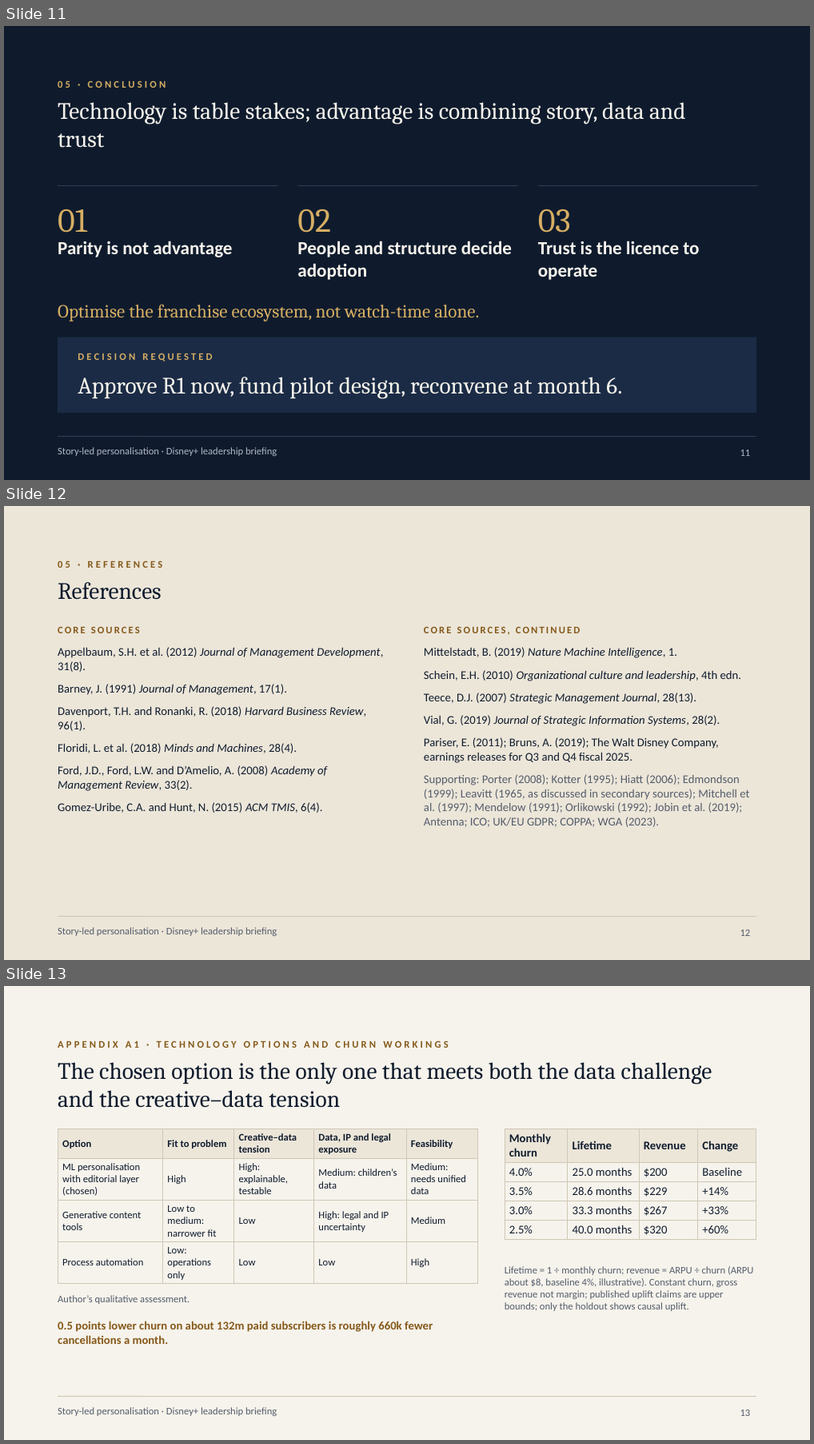
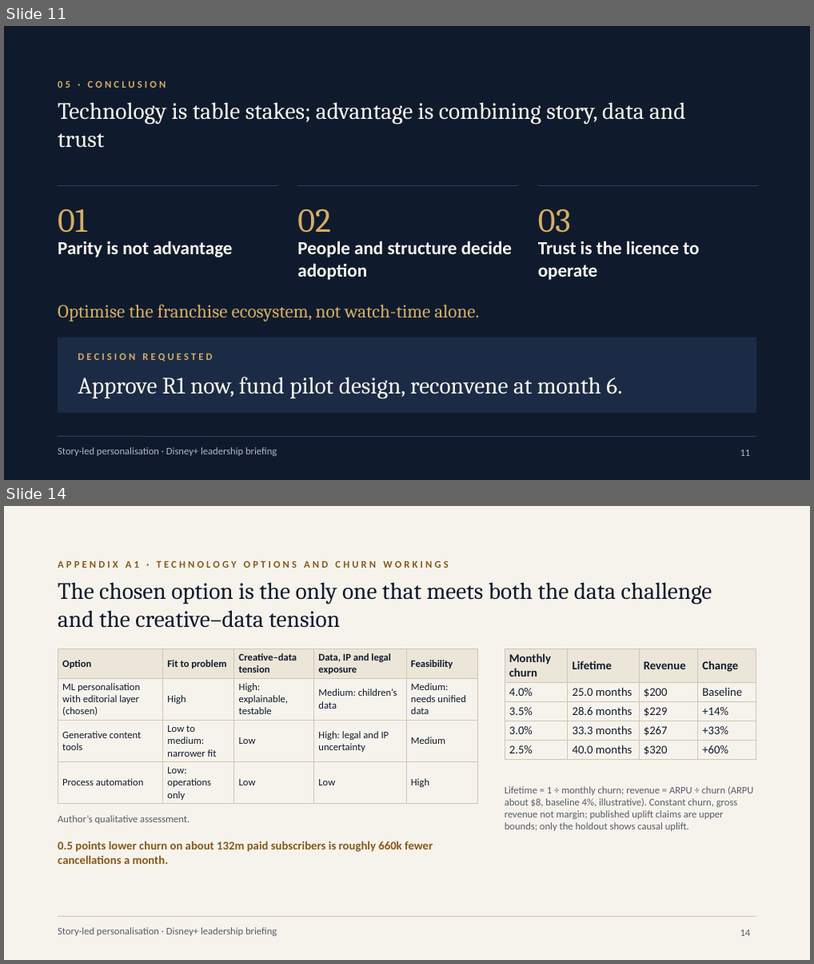
Before and after one commit to karanrg22-svg/skill, a slide deck: output/A_Corporate_Editorial.pptx. Shown one above the other, each under a label of ours: slides 11, 12 and 13 before the commit, slides 11 and 14 after it; the slides between them are not shown. The pictures are 814x1444 and 814x964 pixels, drawn with LibreOffice and Linux fonts; fonts in the diff are those of the drawing. Boxes give left, top, right and bottom in pixels: in the first picture for what was removed or moved away, otherwise in the second. Text is boxed around its words. In the diff, an @@ line names an element or a change of style, - is before the commit and + after.

```diff
--- a/output/A_Corporate_Editorial.pptx
+++ b/output/A_Corporate_Editorial.pptx
@@ slide 12 removed at <box>4,506,810,960</box>, background #ECE6D9; not listed: 2 template elements that a slide beside it also shows @@
@@ text removed at <box>58,560,163,568</box> @@
-05 · REFERENCES
@@ text removed at <box>58,582,162,599</box> @@
-References
@@ text removed at <box>58,626,140,633</box> @@
-CORE SOURCES
@@ text removed at <box>58,647,383,812</box> @@
-Appelbaum, S.H. et al. (2012) Journal of Management Development, 31(8).
-Barney, J. (1991) Journal of Management, 17(1).
-Davenport, T.H. and Ronanki, R. (2018) Harvard Business Review, 96(1).
-Floridi, L. et al. (2018) Minds and Machines, 28(4).
-Ford, J.D., Ford, L.W. and D’Amelio, A. (2008) Academy of Management Review, 33(2).
-Gomez-Uribe, C.A. and Hunt, N. (2015) ACM TMIS, 6(4).
@@ text removed at <box>424,626,580,635</box> @@
-CORE SOURCES, CONTINUED
@@ text removed at <box>424,647,750,827</box> @@
-Mittelstadt, B. (2019) Nature Machine Intelligence, 1.
-Schein, E.H. (2010) Organizational culture and leadership, 4th edn.
-Teece, D.J. (2007) Strategic Management Journal, 28(13).
-Vial, G. (2019) Journal of Strategic Information Systems, 28(2).
-Pariser, E. (2011); Bruns, A. (2019); The Walt Disney Company, earnings releases for Q3 and Q4 fiscal 2025.
-Supporting: Porter (2008); Kotter (1995); Hiatt (2006); Edmondson (1999); Leavitt (1965, as discussed in secondary sources); Mitchell et al. (1997); Mendelow (1991); Orlikowski (1992); Jobin et al. (2019); Antenna; ICO; UK/EU GDPR; COPPA; WGA (2023).
@@ page number removed at <box>741,929,751,936</box> @@
-12
@@ what was slide 13 is now slide 14 @@
@@ page number at <box>741,929,751,936</box>: text changed @@
-13
+14
```
Also in this commit, not shown: 2 slides changed, 2 slides added, 5 other files.
